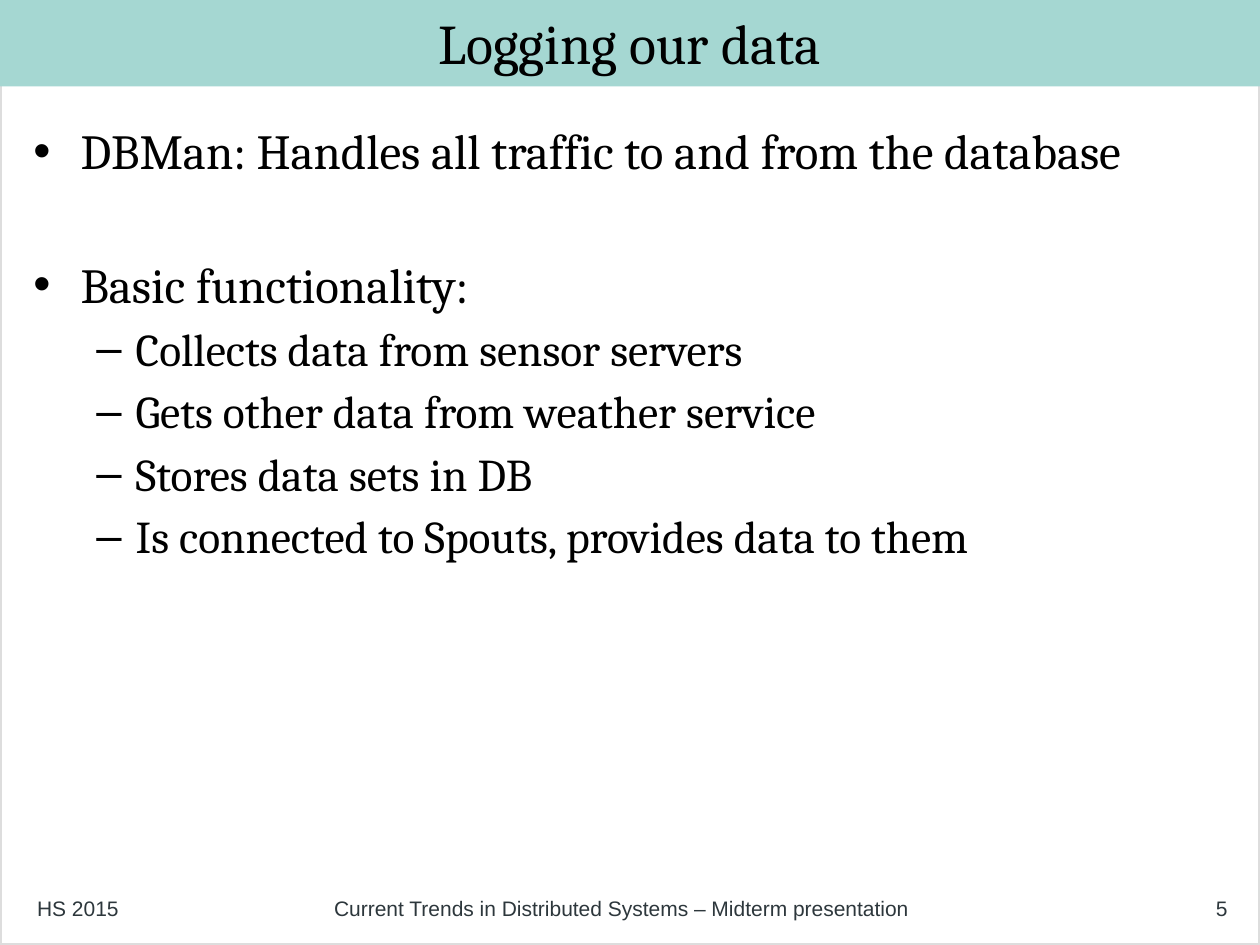
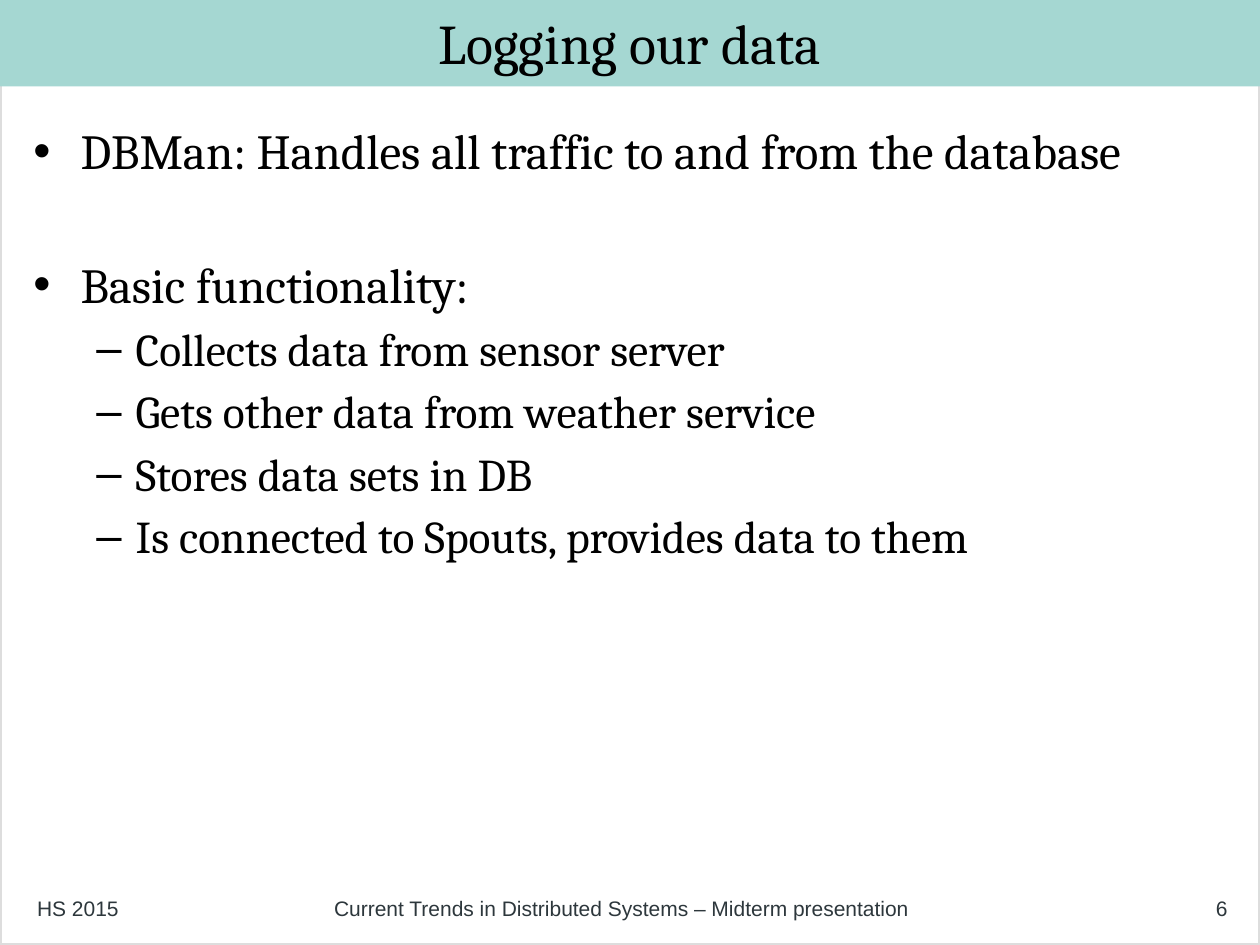
Before and after one commit to philipp-oldenburg/ctds-storm, a slide deck: slide 6 of Project-Weather-Station/Mid Term Presentation - Final.odp (slide 5 before the commit). Drawn at 1260x945 pixels with LibreOffice and Linux fonts; fonts in the diff are those of the drawing. Boxes give left, top, right and bottom in pixels: in the first picture for what was removed or moved away, otherwise in the second. Text is boxed around its words. In the diff, an @@ line names an element or a change of style, - is before the commit and + after.

```diff
--- a/Project-Weather-Station/Mid Term Presentation - Final.odp
+++ b/Project-Weather-Station/Mid Term Presentation - Final.odp
@@ text at box(136, 333, 724, 367): text changed @@
-  – Collects data from sensor servers
+  – Collects data from sensor server
@@ page number at box(1216, 901, 1228, 916): text changed @@
-5
+6
```
Also in this commit, not shown: 1 other slide changed, 1 slide added.
